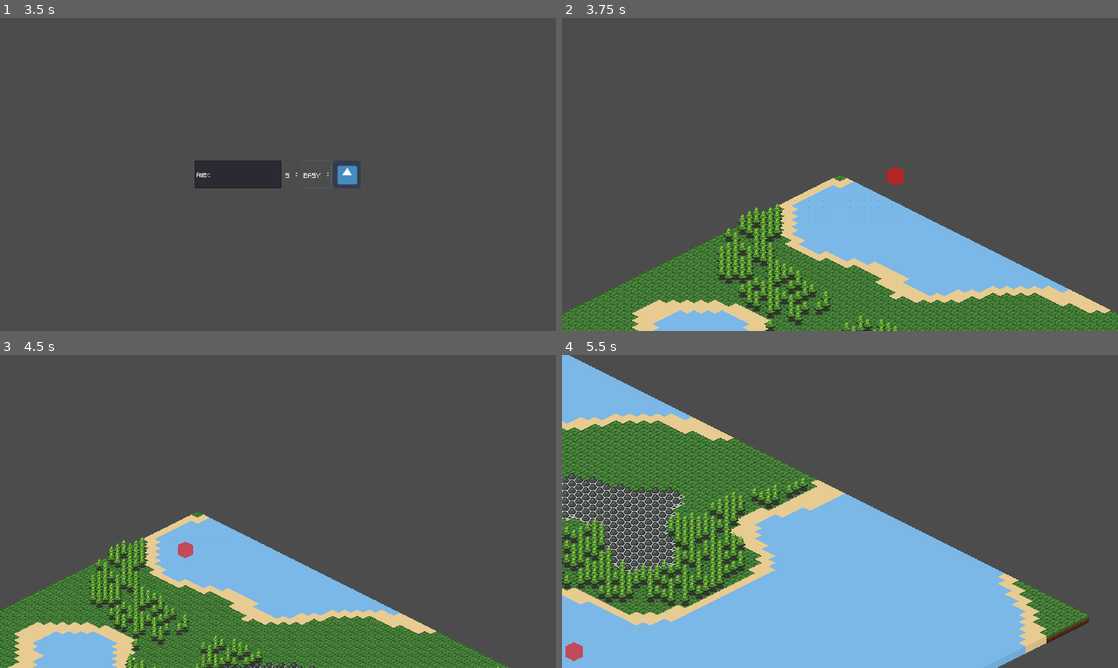
Above: before the commit, frames 1-4 (two rows, left to right).
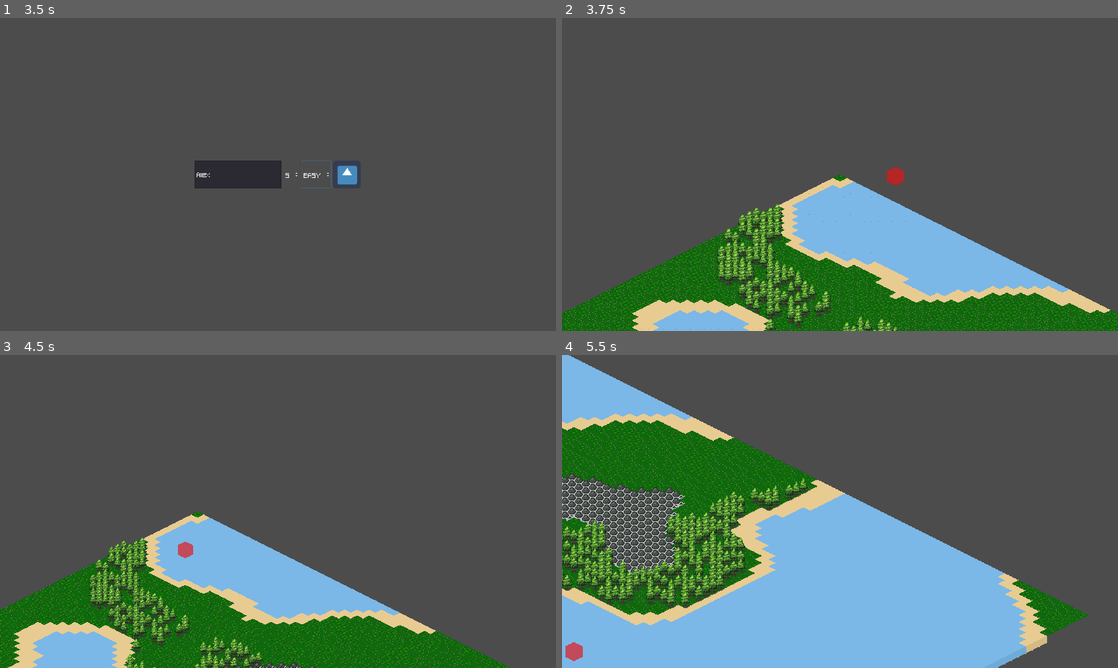
Above: after the commit, the same moments.

Repository: FilMer17/MightyTower
Game: Godot game, scene res://ui/menu/TitleMenu.tscn
Same seed, same stepped clock (60 frames per second), same inputs: the game is played once before the commit and once after it. The engine's default icon, where the game draws it, is replaced by a stand-in: a white triangle on a blue panel in a dark square.
Inputs (mouse positions are in pixels of both pictures, inside the frame that each line leads up to):
- Up to frame 1 (3.5 s): click (444, 115) at 0.5 s; click (239, 174) at 1.27 s; type "Alex" at 1.35 s; click "EASY" at 2 s; click "EASY" at 2.75 s
- Up to frame 2 (3.75 s): click (906, 174) at 3.5 s
- Up to frame 3 (4.5 s): tap Enter at 4.25 s; move the mouse to (194, 552) at 4.27 s; hold Right (ui_right) from 4.28 s (still down); tap Mouse wheel down (scroll_down) at 4.35 s; click (194, 552) at 4.42 s
- Up to frame 4 (5.5 s): move the mouse to (578, 658) at 5.02 s; release Right (ui_right) at 5.03 s; hold Down (ui_down) from 5.03 s (still down); tap Mouse wheel up (scroll_up) at 5.1 s; click (578, 658) at 5.17 s

Frame 1 is identical in both runs. In frame 2, 14% of the frame differs, in the area x 0-100%, y 50-100%; in frame 3, 14%; in frame 4, 14%, in the area x 0-95%, y 20-100%.

Commit message:
Design World changed trees|grass

Diff:
--- a/game/data/entities/Tree.tscn
+++ b/game/data/entities/Tree.tscn
@@ -1,8 +1,9 @@
-[gd_scene load_steps=5 format=2]
+[gd_scene load_steps=6 format=2]
 
 [ext_resource path="res://source/entities/Entity.gd" type="Script" id=1]
 [ext_resource path="res://graphics/entities/Tree.png" type="Texture" id=2]
 [ext_resource path="res://graphics/shader/BuildingHover.shader" type="Shader" id=3]
+[ext_resource path="res://graphics/entities/TreeShadow.png" type="Texture" id=4]
 
 [sub_resource type="ShaderMaterial" id=1]
 shader = ExtResource( 3 )
@@ -28,9 +29,14 @@
 [node name="Clock" type="Timer" parent="."]
 wait_time = 0.3
 
+[node name="Shadow" type="Sprite" parent="."]
+modulate = Color( 1, 1, 1, 0.623529 )
+position = Vector2( 1, 11.572 )
+texture = ExtResource( 4 )
+
 [node name="Sprite" type="Sprite" parent="."]
 material = SubResource( 1 )
-position = Vector2( 0, -8 )
+position = Vector2( 0, -4 )
 texture = ExtResource( 2 )
 
 [node name="MenuContainer" type="Node2D" parent="."]
@@ -38,6 +44,7 @@
 [node name="GUIContainer" type="Node2D" parent="."]
 
 [node name="Area" type="Area2D" parent="."]
+visible = false
 
 [node name="Collider" type="CollisionPolygon2D" parent="Area"]
 position = Vector2( 0, 8 )
--- /dev/null
+++ b/game/graphics/terrain/TerrainTileSet.tres
@@ -0,0 +1,73 @@
+[gd_resource type="TileSet" load_steps=5 format=2]
+
+[ext_resource path="res://graphics/terrain/GrassSheet.png" type="Texture" id=1]
+[ext_resource path="res://graphics/terrain/Sand.png" type="Texture" id=2]
+[ext_resource path="res://graphics/terrain/Stone.png" type="Texture" id=3]
+[ext_resource path="res://graphics/terrain/Water.png" type="Texture" id=4]
+
+[resource]
+0/name = "Grass"
+0/texture = ExtResource( 1 )
+0/tex_offset = Vector2( -0.5, -0.5 )
+0/modulate = Color( 1, 1, 1, 1 )
+0/region = Rect2( 0, 0, 99, 17 )
+0/tile_mode = 1
+0/autotile/bitmask_mode = 1
+0/autotile/bitmask_flags = [ Vector2( 0, 0 ), 511, Vector2( 1, 0 ), 511, Vector2( 2, 0 ), 511 ]
+0/autotile/icon_coordinate = Vector2( 0, 0 )
+0/autotile/tile_size = Vector2( 33, 17 )
+0/autotile/spacing = 0
+0/autotile/occluder_map = [  ]
+0/autotile/navpoly_map = [  ]
+0/autotile/priority_map = [  ]
+0/autotile/z_index_map = [  ]
+0/occluder_offset = Vector2( 0, 0 )
+0/navigation_offset = Vector2( 0, 0 )
+0/shape_offset = Vector2( 0, 0 )
+0/shape_transform = Transform2D( 1, 0, 0, 1, 0, 0 )
+0/shape_one_way = false
+0/shape_one_way_margin = 0.0
+0/shapes = [  ]
+0/z_index = 0
+1/name = "Sand.png 1"
+1/texture = ExtResource( 2 )
+1/tex_offset = Vector2( 0, 0 )
+1/modulate = Color( 1, 1, 1, 1 )
+1/region = Rect2( 0, 0, 33, 34 )
+1/tile_mode = 0
+1/occluder_offset = Vector2( 0, 0 )
+1/navigation_offset = Vector2( 0, 0 )
+1/shape_offset = Vector2( 0, 0 )
+1/shape_transform = Transform2D( 1, 0, 0, 1, 0, 0 )
+1/shape_one_way = false
+1/shape_one_way_margin = 0.0
+1/shapes = [  ]
+1/z_index = 0
+2/name = "Stone.png 2"
+2/texture = ExtResource( 3 )
+2/tex_offset = Vector2( 0, 0 )
+2/modulate = Color( 1, 1, 1, 1 )
+2/region = Rect2( 0, 0, 33, 34 )
+2/tile_mode = 0
+2/occluder_offset = Vector2( 0, 0 )
+2/navigation_offset = Vector2( 0, 0 )
+2/shape_offset = Vector2( 0, 0 )
+2/shape_transform = Transform2D( 1, 0, 0, 1, 0, 0 )
+2/shape_one_way = false
+2/shape_one_way_margin = 0.0
+2/shapes = [  ]
+2/z_index = 0
+3/name = "Water.png 3"
+3/texture = ExtResource( 4 )
+3/tex_offset = Vector2( 0, 0 )
+3/modulate = Color( 1, 1, 1, 1 )
+3/region = Rect2( 0, 0, 33, 34 )
+3/tile_mode = 0
+3/occluder_offset = Vector2( 0, 0 )
+3/navigation_offset = Vector2( 0, 0 )
+3/shape_offset = Vector2( 0, 0 )
+3/shape_transform = Transform2D( 1, 0, 0, 1, 0, 0 )
+3/shape_one_way = false
+3/shape_one_way_margin = 0.0
+3/shapes = [  ]
+3/z_index = 0
--- a/game/source/entities/Entity.gd
+++ b/game/source/entities/Entity.gd
@@ -70,7 +70,6 @@
 		cld_bar_scene.margin_right = (cld_bar_scene.margin_right / 5)
 		cld_bar_scene.margin_top = (cld_bar_scene.margin_top / 7)
 		cld_bar_scene.margin_bottom = (cld_bar_scene.margin_bottom / 7)
-		cld_bar_scene.rect_position += Vector2(0, -15)
 
 		gui_container.add_child(cld_bar_scene)
 
--- a/game/source/map/Map.tscn
+++ b/game/source/map/Map.tscn
@@ -1,78 +1,15 @@
-[gd_scene load_steps=11 format=2]
+[gd_scene load_steps=6 format=2]
 
 [ext_resource path="res://source/map/builder/Builder.tscn" type="PackedScene" id=1]
 [ext_resource path="res://source/map/Map.gd" type="Script" id=2]
 [ext_resource path="res://source/map/terrain/Terrain.tscn" type="PackedScene" id=3]
-[ext_resource path="res://graphics/terrain/Water.png" type="Texture" id=4]
-[ext_resource path="res://graphics/terrain/Grass.png" type="Texture" id=5]
-[ext_resource path="res://graphics/terrain/Sand.png" type="Texture" id=6]
-[ext_resource path="res://graphics/terrain/Stone.png" type="Texture" id=7]
 [ext_resource path="res://source/map/entities/Entities.tscn" type="PackedScene" id=8]
 [ext_resource path="res://source/map/buildings/Buildings.tscn" type="PackedScene" id=9]
-
-[sub_resource type="TileSet" id=1]
-0/name = "Grass.png 0"
-0/texture = ExtResource( 5 )
-0/tex_offset = Vector2( 0, 0 )
-0/modulate = Color( 1, 1, 1, 1 )
-0/region = Rect2( 0, 0, 33, 33 )
-0/tile_mode = 0
-0/occluder_offset = Vector2( 0, 0 )
-0/navigation_offset = Vector2( 0, 0 )
-0/shape_offset = Vector2( 0, 0 )
-0/shape_transform = Transform2D( 1, 0, 0, 1, 0, 0 )
-0/shape_one_way = false
-0/shape_one_way_margin = 0.0
-0/shapes = [  ]
-0/z_index = 0
-1/name = "Sand.png 1"
-1/texture = ExtResource( 6 )
-1/tex_offset = Vector2( 0, 0 )
-1/modulate = Color( 1, 1, 1, 1 )
-1/region = Rect2( 0, 0, 32, 32 )
-1/tile_mode = 0
-1/occluder_offset = Vector2( 0, 0 )
-1/navigation_offset = Vector2( 0, 0 )
-1/shape_offset = Vector2( 0, 0 )
-1/shape_transform = Transform2D( 1, 0, 0, 1, 0, 0 )
-1/shape_one_way = false
-1/shape_one_way_margin = 0.0
-1/shapes = [  ]
-1/z_index = 0
-2/name = "Stone.png 2"
-2/texture = ExtResource( 7 )
-2/tex_offset = Vector2( 0, 0 )
-2/modulate = Color( 1, 1, 1, 1 )
-2/region = Rect2( 0, 0, 32, 32 )
-2/tile_mode = 0
-2/occluder_offset = Vector2( 0, 0 )
-2/navigation_offset = Vector2( 0, 0 )
-2/shape_offset = Vector2( 0, 0 )
-2/shape_transform = Transform2D( 1, 0, 0, 1, 0, 0 )
-2/shape_one_way = false
-2/shape_one_way_margin = 0.0
-2/shapes = [  ]
-2/z_index = 0
-3/name = "Water.png 3"
-3/texture = ExtResource( 4 )
-3/tex_offset = Vector2( 0, 0 )
-3/modulate = Color( 1, 1, 1, 1 )
-3/region = Rect2( 0, 0, 32, 32 )
-3/tile_mode = 0
-3/occluder_offset = Vector2( 0, 0 )
-3/navigation_offset = Vector2( 0, 0 )
-3/shape_offset = Vector2( 0, 0 )
-3/shape_transform = Transform2D( 1, 0, 0, 1, 0, 0 )
-3/shape_one_way = false
-3/shape_one_way_margin = 0.0
-3/shapes = [  ]
-3/z_index = 0
 
 [node name="Map" type="Node2D"]
 script = ExtResource( 2 )
 
 [node name="Terrain" parent="." instance=ExtResource( 3 )]
-tile_set = SubResource( 1 )
 
 [node name="Entities" parent="." instance=ExtResource( 8 )]
 
--- a/game/source/map/entities/Entities.gd
+++ b/game/source/map/entities/Entities.gd
@@ -3,6 +3,15 @@
 const MAP_SIZE := { "S" : 90, "M" : 120, "L" : 150 }
 
 onready var terrain := Scene.search("Terrain")
+onready var tree_sprites := {
+	1 : preload("res://graphics/entities/Tree.png"),
+	2 : preload("res://graphics/entities/Tree2.png"),
+	3 : preload("res://graphics/entities/Tree3.png")
+}
+
+onready var rock_sprites := {
+	1 : preload("res://graphics/entities/Rock.png")
+}
 
 var data: Dictionary = {}
 var in_menu: bool = false
@@ -17,13 +26,13 @@
 	for x in map_size:
 		for y in map_size:
 			temp_data[Vector2(x, y)] = _get_entity_data(terrain.data[Vector2(x, y)]["terrain"], noise.get_noise_2d(float(x), float(y)))
-			if not temp_data[Vector2(x, y)] == null:
+			if not temp_data[Vector2(x, y)].empty():
 				data[Vector2(x, y)] = temp_data[Vector2(x, y)]
 
 	_place_entities(grid)
 
 func place_on_stone(pos: Vector2) -> void:
-	data[pos] = GlobalData.entities["Rock"]
+	data[pos] = { "type" : GlobalData.entities["Rock"], "sprite" : rock_sprites[1]}
 
 func _create_noise() -> OpenSimplexNoise:
 #	randomize()
@@ -38,23 +47,25 @@
 	return _noise
 
 func _place_entities(grid: IsoGrid) -> void:
-	for file_data in data:
-		var entity = data[file_data].instance()
+	for file_data in data.keys():
+		var entity = data[file_data]["type"].instance()
 		entity.position = grid.map_to_world(file_data)
+		entity.get_node("Sprite").texture = data[file_data]["sprite"]
 		terrain.data[file_data]["placed"] = entity.name
 		add_child(entity)
 
-func _get_entity_data(_terrain: int, noise_sample: float) -> Entity:
+func _get_entity_data(_terrain: int, noise_sample: float) -> Dictionary:
 	# grass = 0
 	var rng = RandomNumberGenerator.new()
 	rng.randomize()
 	var rnum = rng.randi_range(1, 3)
+	var rsprite_num = rng.randi_range(1, 3)
 
 #	if noise_sample > -0.2 and noise_sample < -0.1:
 #		if not rnum == 1 and _terrain == 0:
 #			return GlobalData.entities["Rock"]
 	if noise_sample > 0 and noise_sample < 0.2:
 		if not rnum == 1 and _terrain == 0:
-			return GlobalData.entities["Tree"]
+			return { "type" : GlobalData.entities["Tree"], "sprite" : tree_sprites[rsprite_num]}
 
-	return null
+	return {}
--- a/game/source/map/terrain/Terrain.gd
+++ b/game/source/map/terrain/Terrain.gd
@@ -23,6 +23,7 @@
 func draw_terrain() -> void:
 	for pos in data.keys():
 		set_cellv(pos, data[pos]["terrain"])
+		update_bitmask_area(pos)
 
 func _create_noise() -> OpenSimplexNoise:
 #	randomize()
--- a/game/source/map/terrain/Terrain.tscn
+++ b/game/source/map/terrain/Terrain.tscn
@@ -1,9 +1,11 @@
-[gd_scene load_steps=2 format=2]
+[gd_scene load_steps=3 format=2]
 
 [ext_resource path="res://source/map/terrain/Terrain.gd" type="Script" id=1]
+[ext_resource path="res://graphics/terrain/TerrainTileSet.tres" type="TileSet" id=2]
 
 [node name="Terrain" type="TileMap"]
 mode = 1
+tile_set = ExtResource( 2 )
 cell_size = Vector2( 32, 16 )
 format = 1
 script = ExtResource( 1 )
Binary file changed: game/graphics/entities/Tree.png
Binary file added: game/graphics/entities/Tree2.png
Not shown, added: game/graphics/entities/Tree2.png.import
Binary file added: game/graphics/entities/Tree3.png
Not shown, added: game/graphics/entities/Tree3.png.import
Binary file added: game/graphics/entities/TreeShadow.png
Not shown, added: game/graphics/entities/TreeShadow.png.import
Binary file changed: game/graphics/terrain/Grass.png
Binary file added: game/graphics/terrain/GrassSheet.png
Not shown, added: game/graphics/terrain/GrassSheet.png.import
